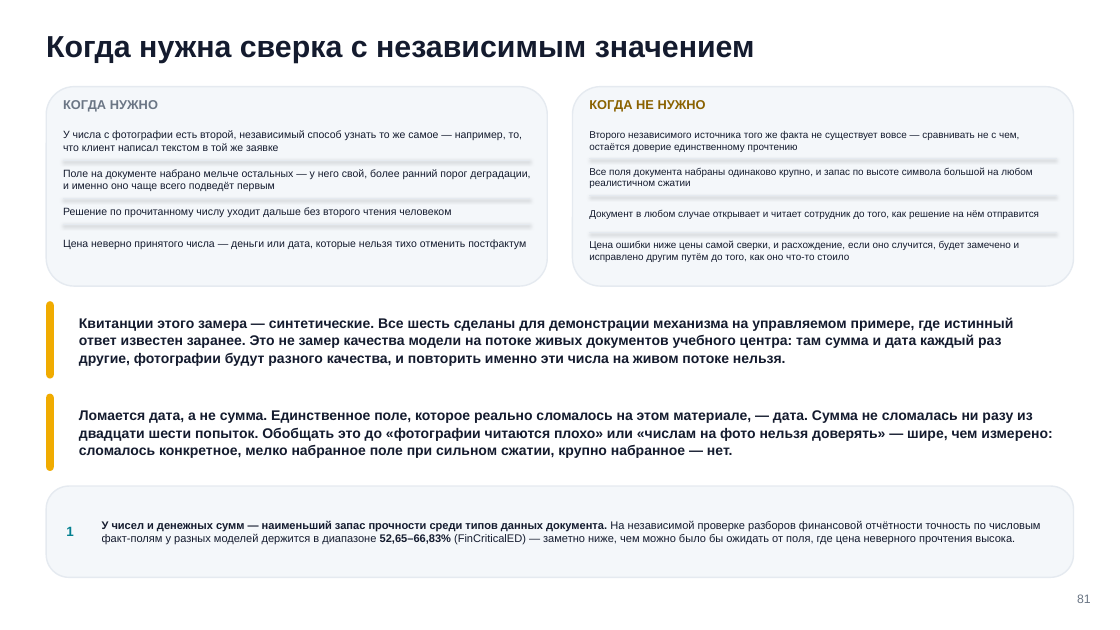
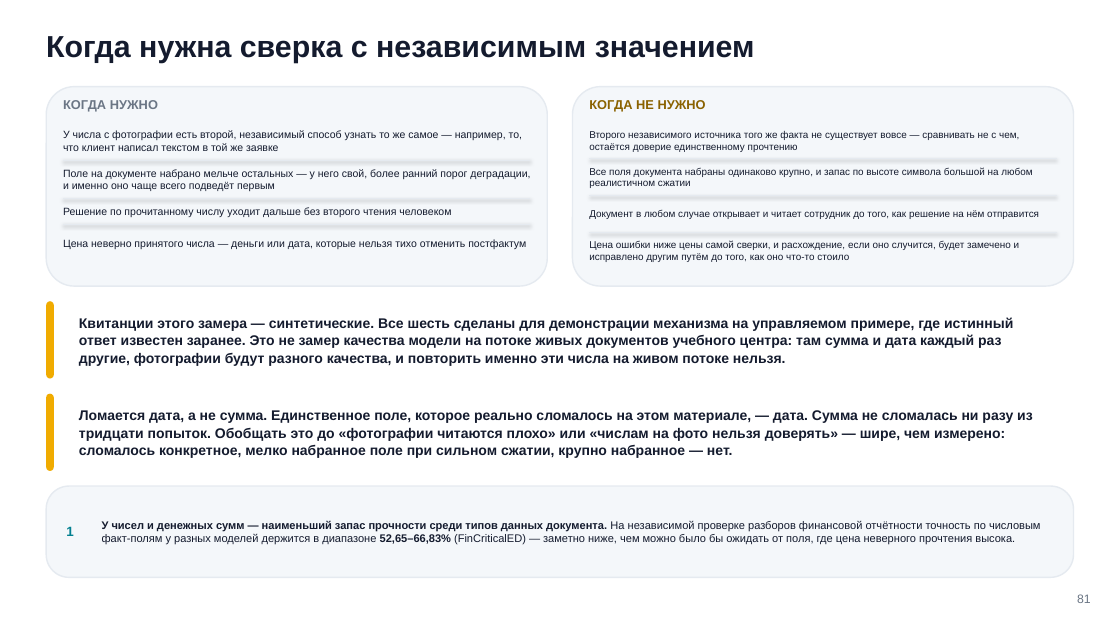
Before and after one commit to tellina-study/AI-usage-lessons, a slide deck: slide 81 of library/seminars/sem-09/rendered/sem-09.pptx. Drawn at 1120x630 pixels with LibreOffice and Linux fonts; fonts in the diff are those of the drawing. Boxes give left, top, right and bottom in pixels: in the first picture for what was removed or moved away, otherwise in the second. Text is boxed around its words. In the diff, an @@ line names an element or a change of style, - is before the commit and + after.

```diff
--- a/library/seminars/sem-09/rendered/sem-09.pptx
+++ b/library/seminars/sem-09/rendered/sem-09.pptx
@@ text at box(79, 410, 1033, 458): text changed @@
-Ломается дата, а не сумма. Единственное поле, которое реально сломалось на этом материале, — дата. Сумма не сломалась ни разу из двадцати шести попыток. Обобщать это до «фотографии читаются плохо» или «числам на фото нельзя доверять» — шире, чем измерено: сломалось конкретное, мелко набранное поле при сильном сжатии, крупно набранное — нет.
+Ломается дата, а не сумма. Единственное поле, которое реально сломалось на этом материале, — дата. Сумма не сломалась ни разу из тридцати попыток. Обобщать это до «фотографии читаются плохо» или «числам на фото нельзя доверять» — шире, чем измерено: сломалось конкретное, мелко набранное поле при сильном сжатии, крупно набранное — нет.
```
Also in this commit, not shown: 2 other slides changed, 14 other files.
